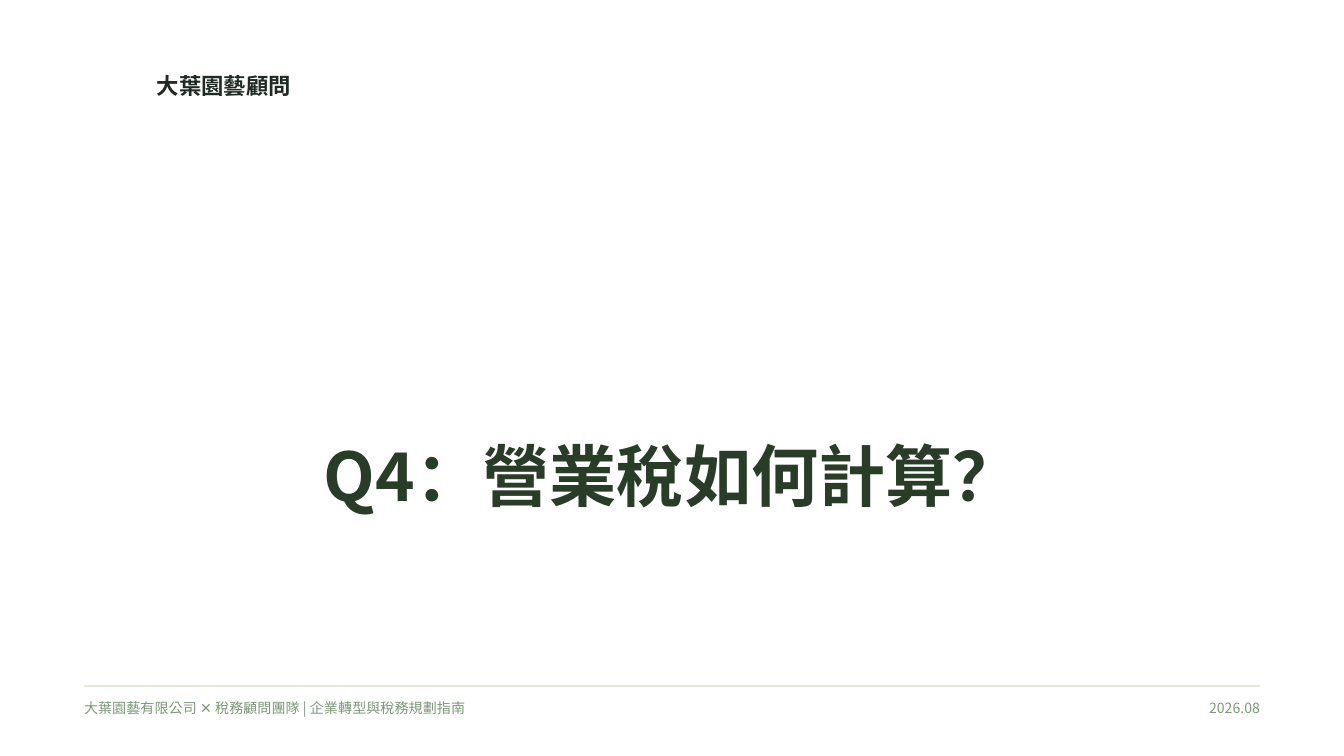
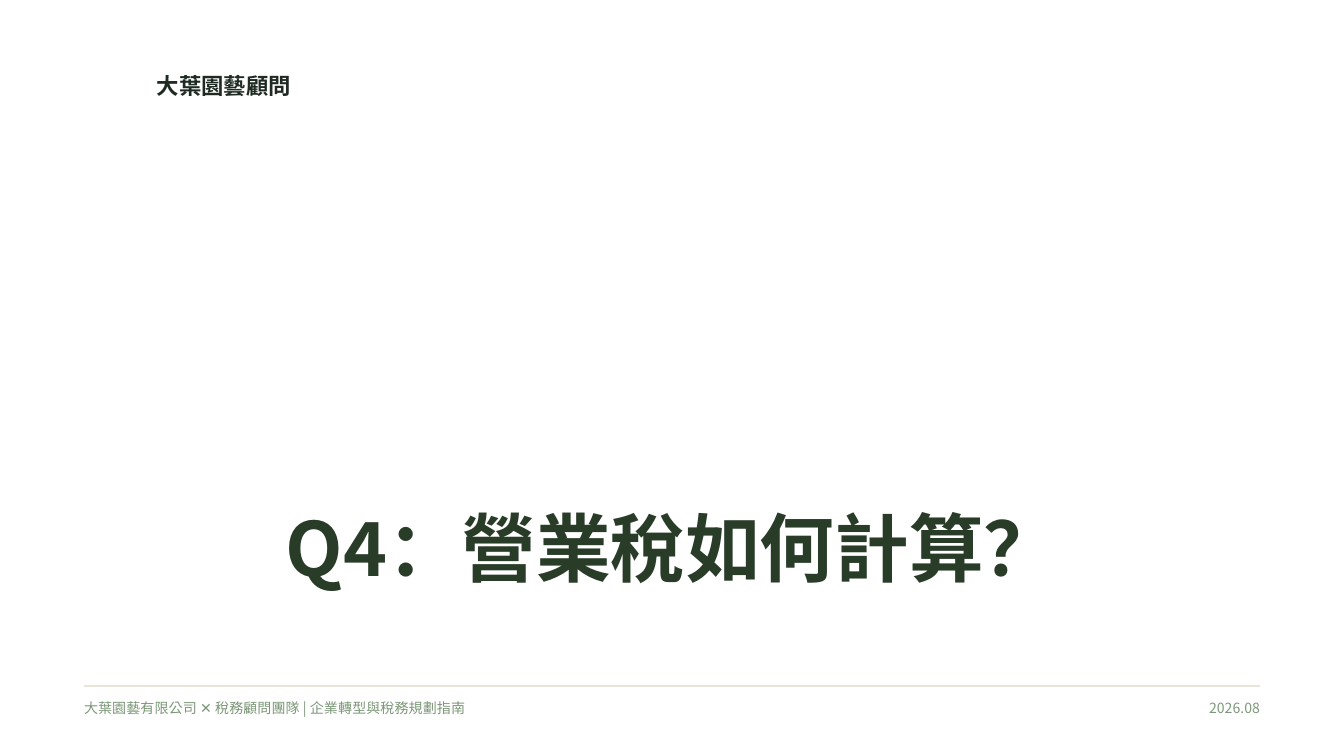
Before and after one commit to qwerty10218/horticulture-tax-case, a slide deck: slide 9 of 大葉園藝_公司設立與首年稅務規劃_v3_Formatted.pptx. Drawn at 1344x756 pixels with LibreOffice and Linux fonts; fonts in the diff are those of the drawing. Boxes give left, top, right and bottom in pixels: in the first picture for what was removed or moved away, otherwise in the second. Text is boxed around its words. In the diff, an @@ line names an element or a change of style, - is before the commit and + after.

Commit message:
Fix PPTX layout corruption and correctly add Members Table

```diff
--- a/大葉園藝_公司設立與首年稅務規劃_v3_Formatted.pptx
+++ b/大葉園藝_公司設立與首年稅務規劃_v3_Formatted.pptx
@@ title "Q4：營業稅如何計算？": place and size @@
-title "Q4：營業稅如何計算？" at <box>46,227,46,227</box>
+title "Q4：營業稅如何計算？" at <box>286,512,1059,591</box>
@@ title "Q4：營業稅如何計算？" at <box>286,512,1059,591</box>: size 36 to 40 pt @@
```
Also in this commit, not shown: 7 other slides changed.
